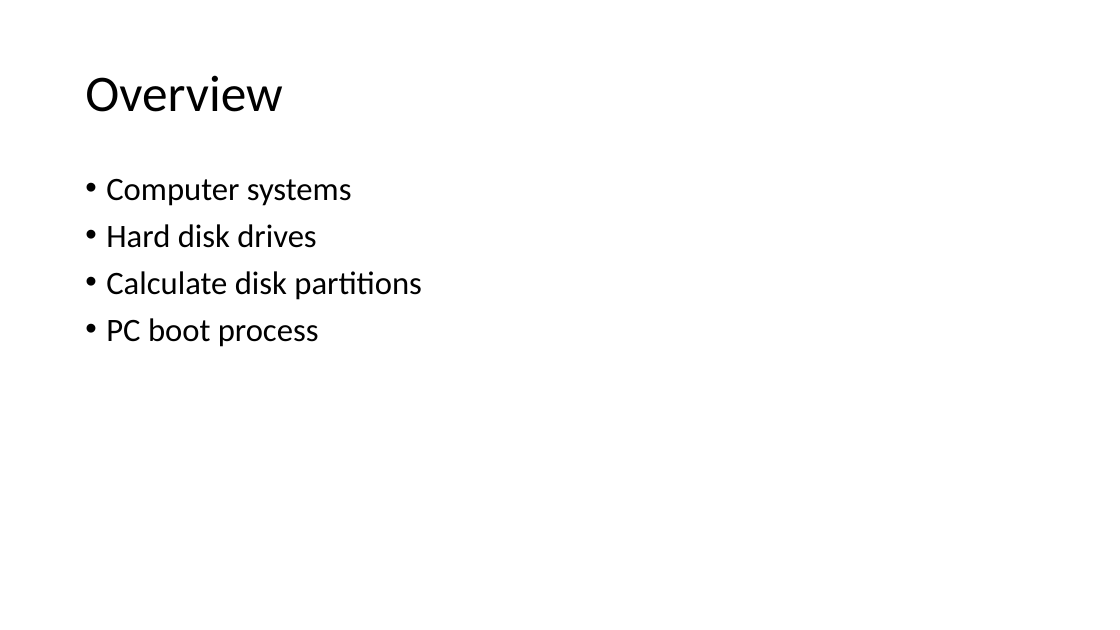
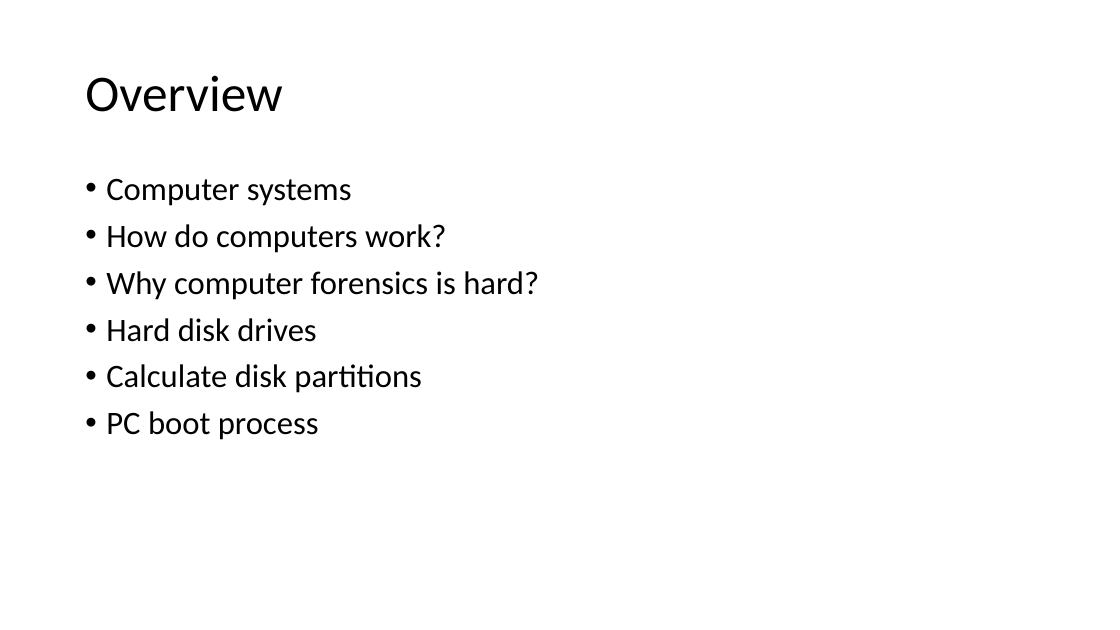
Before and after one commit to frankwxu/digital-forensics-lab, a slide deck: slide 2 of Basic_Computer_Skills_for_Forensics/1_PC_Introduction.pptx. Drawn at 1120x630 pixels with LibreOffice and Linux fonts; fonts in the diff are those of the drawing; background and template pictures are left out. Boxes give left, top, right and bottom in pixels: in the first picture for what was removed or moved away, otherwise in the second. Text is boxed around its words. In the diff, an @@ line names an element or a change of style, - is before the commit and + after.

Commit message:
change computer system

```diff
--- a/Basic_Computer_Skills_for_Forensics/1_PC_Introduction.pptx
+++ b/Basic_Computer_Skills_for_Forensics/1_PC_Introduction.pptx
@@ text at (x1=106, y1=224, x2=539, y2=300): paragraphs added @@
+• How do computers work?
+• Why computer forensics is hard?
```
Also in this commit, not shown: 5 other slides changed, 12 slides added, 2 slides removed.
